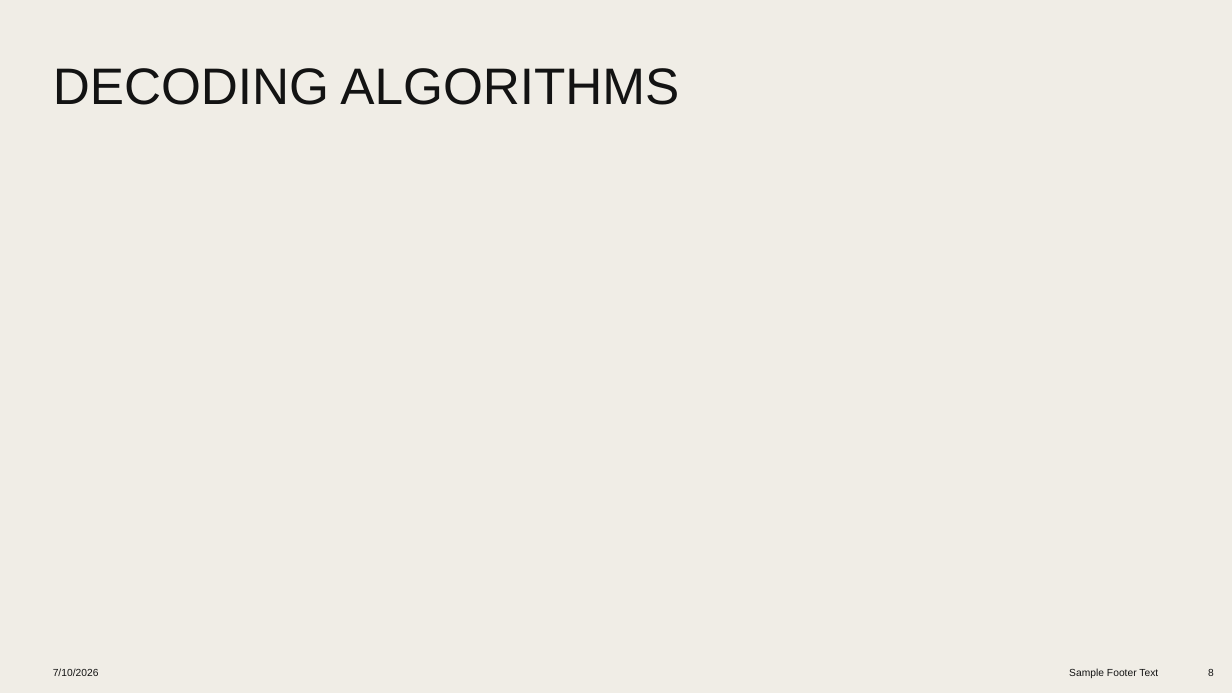
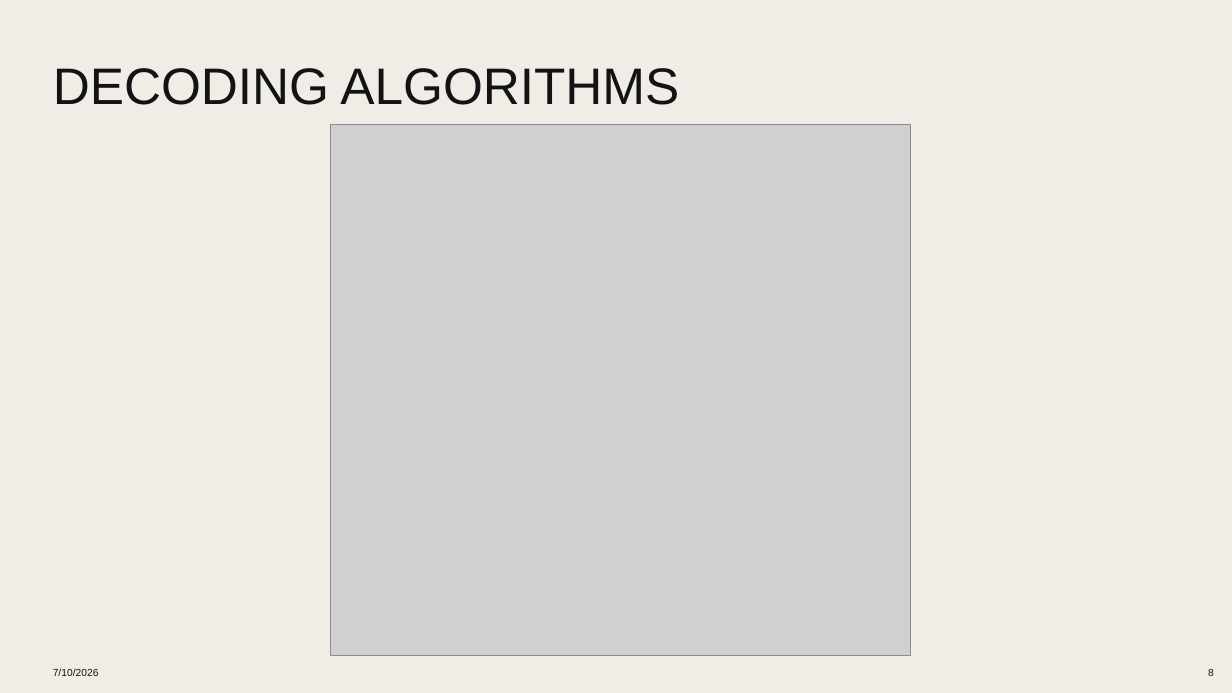
Before and after one commit to diankruger/4th-year-project, a slide deck: slide 8 of Slides.pptx. Drawn at 1232x693 pixels with LibreOffice and Linux fonts; fonts in the diff are those of the drawing; grey boxes stand for pictures. Boxes give left, top, right and bottom in pixels: in the first picture for what was removed or moved away, otherwise in the second. Text is boxed around its words. In the diff, an @@ line names an element or a change of style, - is before the commit and + after.

```diff
--- a/Slides.pptx
+++ b/Slides.pptx
@@ picture added at <box>331,125,910,656</box> @@
@@ text removed at <box>1069,669,1158,678</box> @@
-Sample Footer Text
```
Also in this commit, not shown: 8 other slides changed, 5 slides added, 8 slides removed, 1 other file.
